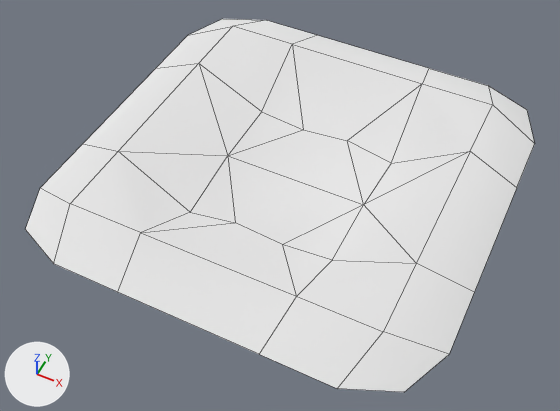
One commit to the Blender file dist/Release/MinGW-Windows/data/models/maps/sunshine.blend: the scene before it, then after it.
The view is the same before and after, from a camera (50 mm lens) standing at (30.1, -64.3, 71.6) and looking at (1.3, -6.7, -0.4). The lights are fixed; the arrows at lower left show +X, +Y and +Z. Mesh edges are drawn as thin lines.

Before the edit, the objects in view are built like this:
```python
me_plane = bpy.data.meshes.new('Plane')
me_plane.from_pydata(...)  # 42 vertices, 38 faces; spans x -0.9..0.9, y -0.9..0.9, z -0.15..0.17
me_plane.polygons.foreach_set('use_smooth', [True] * 38)
me_plane.materials.append(mat_material_001)  # its picture is missing
# before: 12 (-0.33, 0.33, -0.08) at pixel (261, 111), 13 (0.33, 0.33, -0.15) at pixel (391, 163), 14 (0.33, -0.33, -0.08) at pixel (332, 260), 36 (-0.33, 0.0, -0.08) at pixel (227, 155), 37 (0.33, 0.0, -0.08) at pixel (363, 204)
# before: 38 (-0.11, 0.33, -0.11) at pixel (303, 129), 41 (-0.11, -0.33, -0.08) at pixel (235, 222)
ob_plane = bpy.data.objects.new('Plane', me_plane)
ob_plane.location = (0.0, 0.0, -1.0)
ob_plane.scale = (30.0, 30.0, 21.0)
```
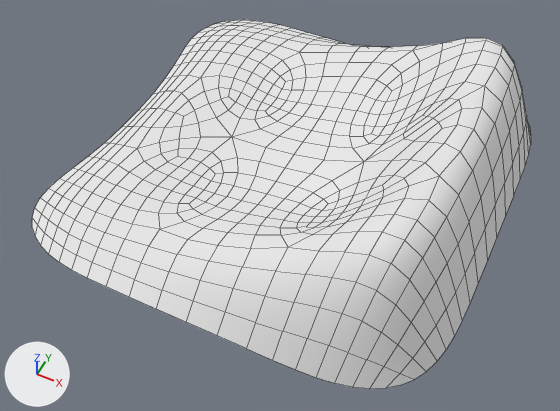
Location of each change, [x1, y1, x2, y2] in pixels of the pictures (560 x 411 px; the box of a moved part takes in the faces that stretch with it):
```json
{"object": "Plane", "change": "reshaped, modifiers changed", "before": [25, 19, 535, 392], "after": [32, 20, 531, 389]}
{"part": 1, "of": "me_plane", "change": "moved or reshaped", "before": [41, 26, 535, 392], "after": [49, 35, 531, 389]}
```

Scene script edits in JSON lines:
```json
{"block": "me_plane", "where": "me_plane.from_pydata(...)  # 42 vertices, 38 faces; spans x -0.9..0.9, y -0.9..0.9, z -0.15..0.17"}
{"block": "me_plane", "where": "# used by ob_plane; location = (0.0, 0.0, -1.0); scale = (30.0, 30.0, 21.0)"}
{"block": "me_plane", "change": "me_plane part 1"}
{"op": "add", "block": "me_plane", "code": "for i in [12, 36, 38, 41]: me_plane.vertices[i].co += Vector((0.0, 0.0, 0.17))"}
{"op": "add", "block": "me_plane", "code": "for i in [13, 14, 37]: me_plane.vertices[i].co += Vector((0.0, 0.0, 0.28))"}
{"op": "set", "path": "me_plane.vertices[6].co", "old": "(-0.9, -0.3, 0.05)", "new": "(-0.8, -0.3, 0.05)", "note": "pixel (82, 143) -> not seen"}
{"op": "set", "path": "me_plane.vertices[7].co", "old": "(-0.9, 0.3, 0.05)", "new": "(-0.8, 0.3, 0.05)", "note": "pixel (155, 68) -> not seen"}
{"op": "set", "path": "me_plane.vertices[15].co", "old": "(-0.33, -0.33, -0.15)", "new": "(-0.33, -0.33, 0.12)", "note": "pixel (190, 212) -> not seen"}
{"op": "set", "path": "me_plane.vertices[23].co", "old": "(0.33, -0.67, 0.17)", "new": "(0.33, -0.67, 0.6)", "note": "pixel (296, 296) -> not seen"}
{"op": "set", "path": "me_plane.vertices[27].co", "old": "(0.67, 0.33, 0.17)", "new": "(0.73, 0.33, 1.02)", "note": "pixel (470, 151) -> not seen"}
{"op": "set", "path": "me_plane.vertices[28].co", "old": "(0.67, -0.33, 0.17)", "new": "(0.73, -0.33, 1.02)", "note": "pixel (416, 263) -> not seen"}
{"op": "set", "path": "me_plane.vertices[29].co", "old": "(0.67, -0.67, 0.17)", "new": "(0.67, -0.67, 1.02)", "note": "pixel (383, 331) -> not seen"}
{"op": "set", "path": "me_plane.vertices[33].co", "old": "(0.33, 0.67, 0.17)", "new": "(0.33, 0.67, 0.6)", "note": "pixel (422, 83) -> not seen"}
{"op": "set", "path": "me_plane.vertices[35].co", "old": "(0.67, 0.67, 0.17)", "new": "(0.67, 0.67, 1.02)", "note": "pixel (492, 104) -> not seen"}
{"op": "set", "path": "me_plane.vertices[39].co", "old": "(0.11, 0.33, -0.08)", "new": "(0.11, 0.33, 0.15)", "note": "pixel (347, 140) -> not seen"}
{"op": "set", "path": "me_plane.vertices[40].co", "old": "(0.11, -0.33, -0.11)", "new": "(0.11, -0.33, 0.12)", "note": "pixel (282, 244) -> not seen"}
{"op": "add", "block": "ob_plane", "code": "_m = ob_plane.modifiers.new('Subsurf', 'SUBSURF')"}
```
